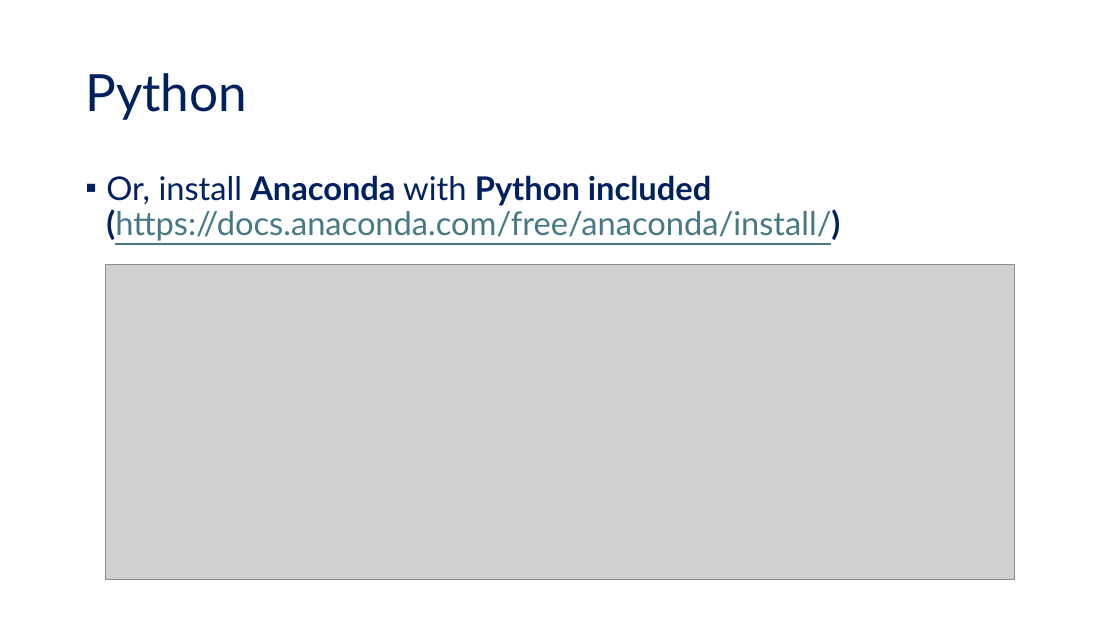
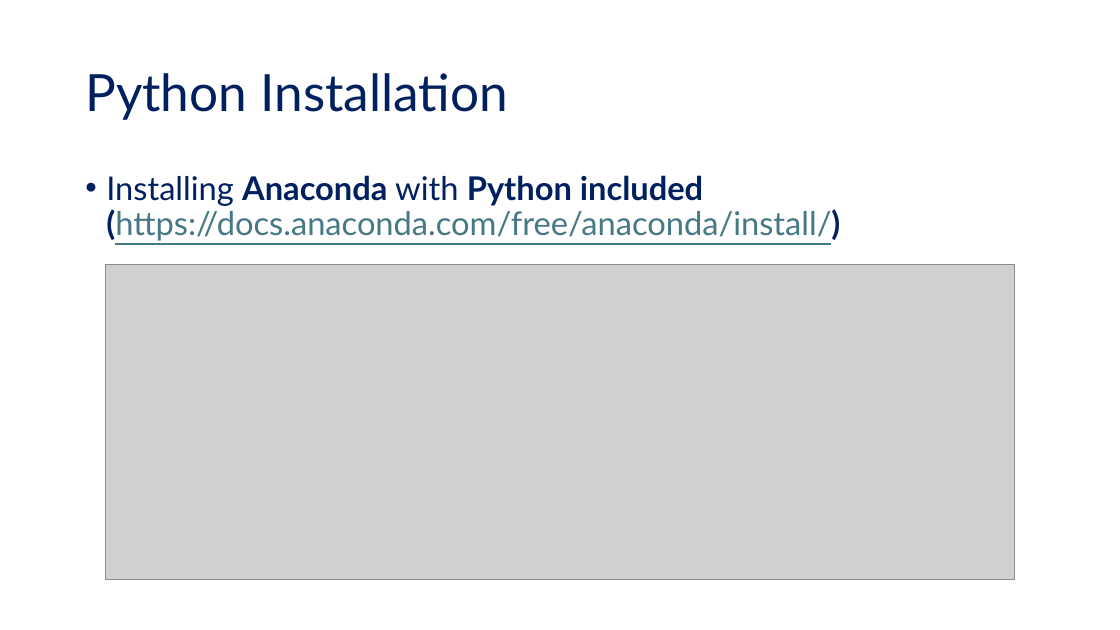
Before and after one commit to tanquangduong/transformer-pt, a slide deck: slide 16 of presentation/Transformer_Udemy/Udemy_P1_Software Prerequisites for Python Project.pptx (slide 13 before the commit). Drawn at 1120x630 pixels with LibreOffice and Linux fonts; fonts in the diff are those of the drawing; grey boxes stand for pictures. Boxes give left, top, right and bottom in pixels: in the first picture for what was removed or moved away, otherwise in the second. Text is boxed around its words. In the diff, an @@ line names an element or a change of style, - is before the commit and + after.

```diff
--- a/presentation/Transformer_Udemy/Udemy_P1_Software Prerequisites for Python Project.pptx
+++ b/presentation/Transformer_Udemy/Udemy_P1_Software Prerequisites for Python Project.pptx
@@ title at <box>85,73,509,120</box>: text changed @@
-Python
+Python Installation
@@ text at <box>106,175,840,241</box>: text changed @@
-▪ Or, install Anaconda with Python included (https://docs.anaconda.com/free/anaconda/install/)
+• Installing Anaconda with Python included (https://docs.anaconda.com/free/anaconda/install/)
```
Also in this commit, not shown: 15 other slides changed, 6 slides added, 20 other files.
